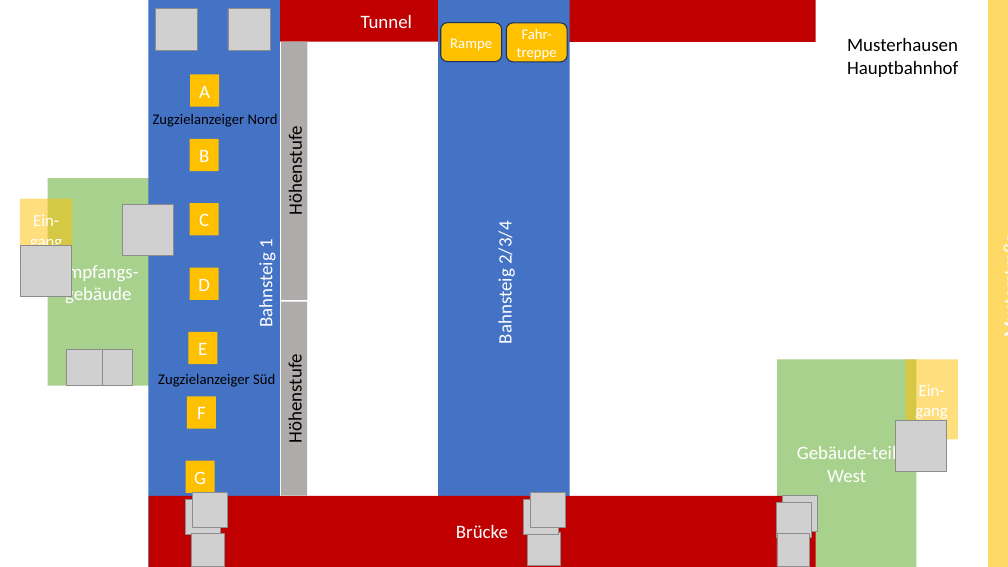
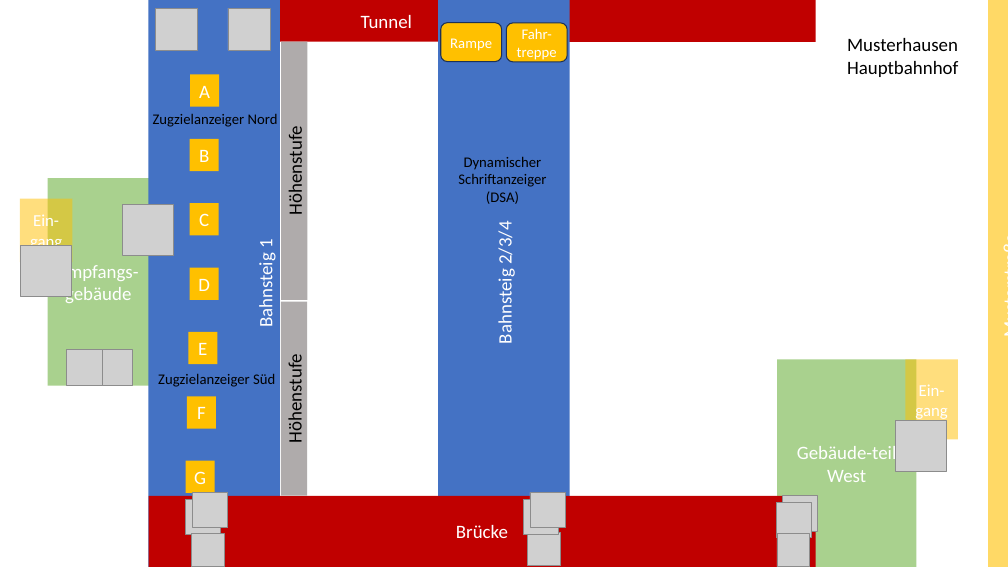
Before and after one commit to dbSuS/netex-draft, a slide deck: slide 1 of examples/standards/tsi_prm/Musterhausen_Lageplan.pptx. Drawn at 1008x567 pixels with LibreOffice and Linux fonts; fonts in the diff are those of the drawing; grey boxes stand for pictures. Boxes give left, top, right and bottom in pixels: in the first picture for what was removed or moved away, otherwise in the second. Text is boxed around its words. In the diff, an @@ line names an element or a change of style, - is before the commit and + after.

```diff
--- a/examples/standards/tsi_prm/Musterhausen_Lageplan.pptx
+++ b/examples/standards/tsi_prm/Musterhausen_Lageplan.pptx
@@ text added at (458, 156, 546, 204), 14 pt, text #000000 @@
+Dynamischer Schriftanzeiger (DSA)
```
Also in this commit, not shown: 1 other file.
